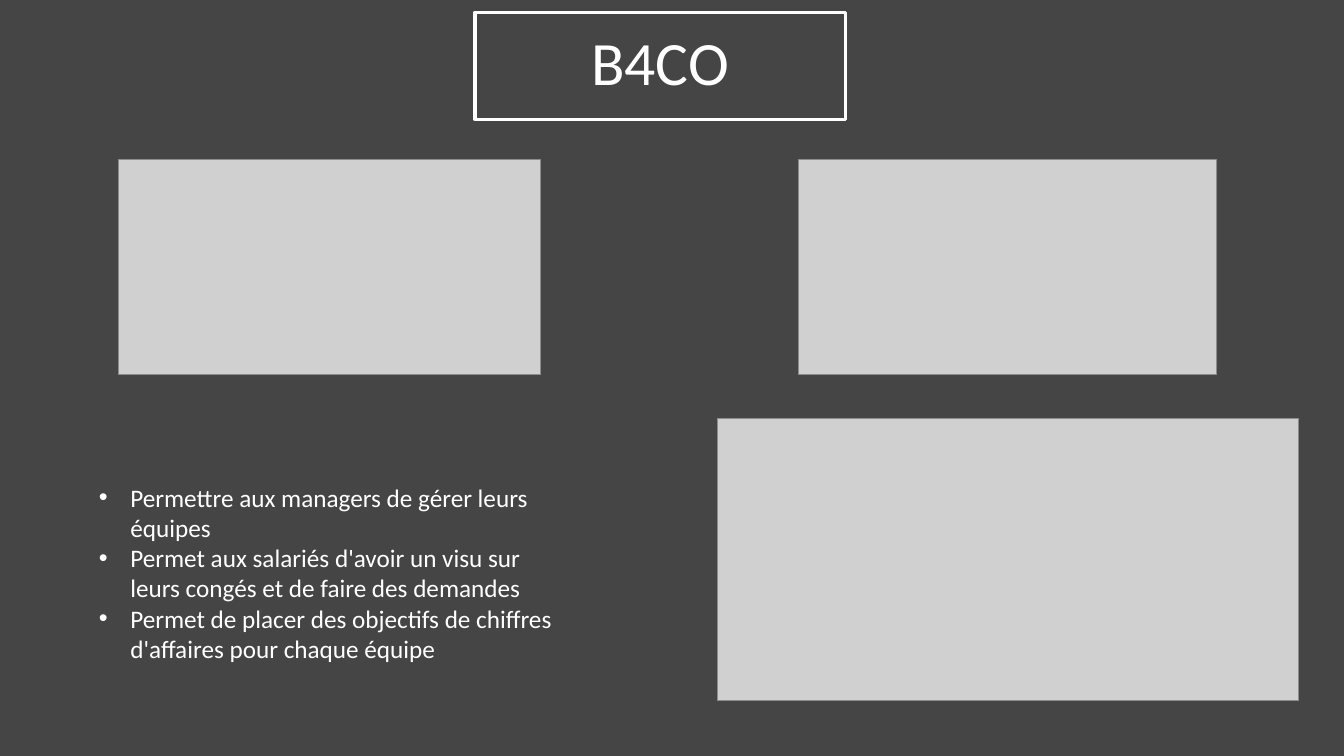
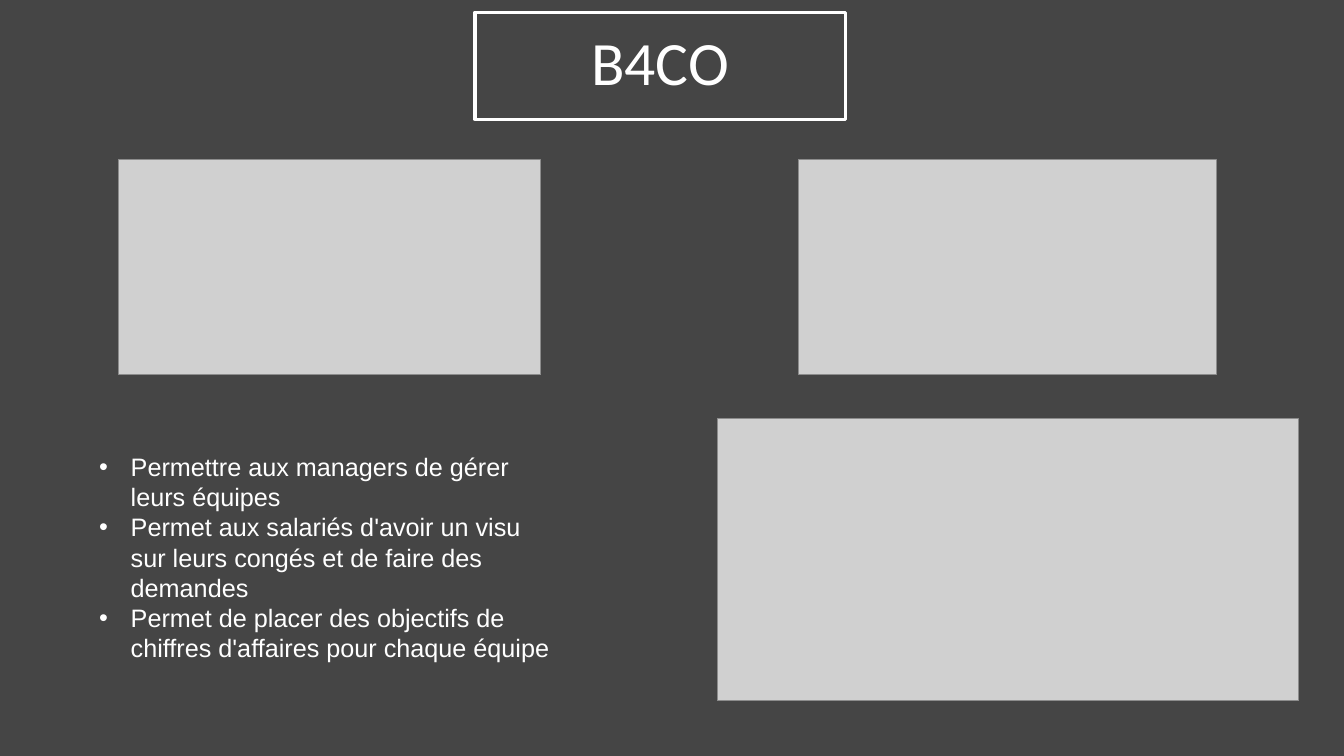
Before and after one commit to Zoridg/Soutenance_stage, a slide deck: slide 8 of Soutenance.pptx. Drawn at 1344x756 pixels with LibreOffice and Linux fonts; fonts in the diff are those of the drawing; grey boxes stand for pictures. Boxes give left, top, right and bottom in pixels: in the first picture for what was removed or moved away, otherwise in the second. Text is boxed around its words. In the diff, an @@ line names an element or a change of style, - is before the commit and + after.

```diff
--- a/Soutenance.pptx
+++ b/Soutenance.pptx
@@ text "Permettre aux managers de gérer ...": place and size @@
-text "Permettre aux managers de gérer ..." at box(130, 489, 551, 662)
+text "Permettre aux managers de gérer ..." at box(131, 457, 549, 663)
@@ text "Permettre aux managers de gérer ..." at box(131, 457, 549, 663): font Calibri to Arial @@
```
Also in this commit, not shown: 6 other slides changed, 2 slides added.
